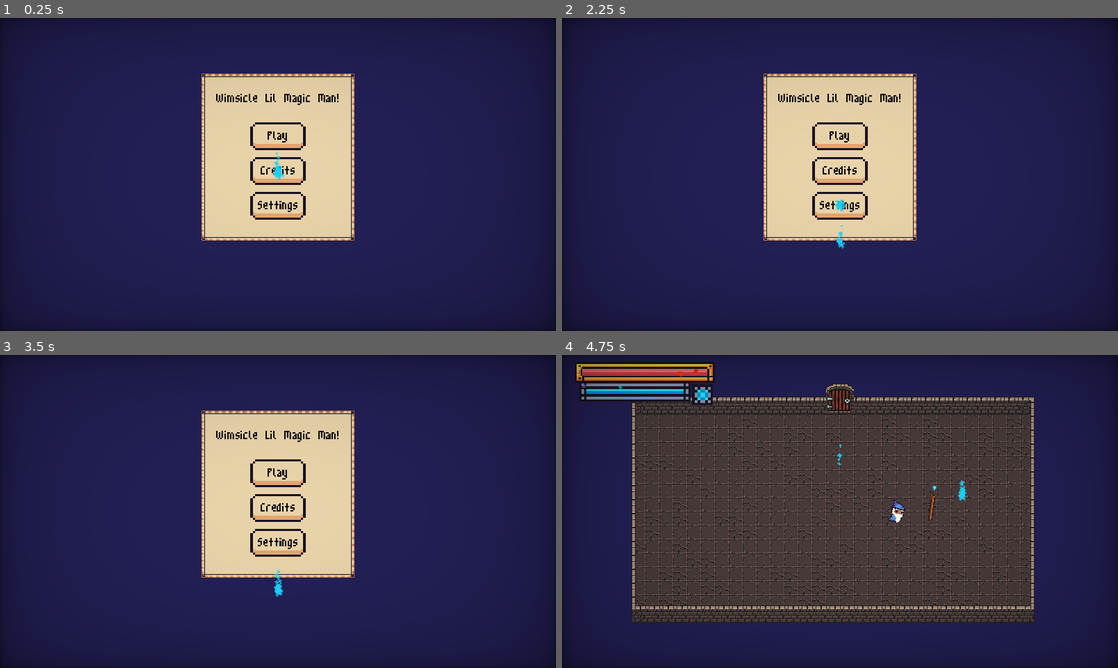
Above: before the commit, frames 1-4 (two rows, left to right).
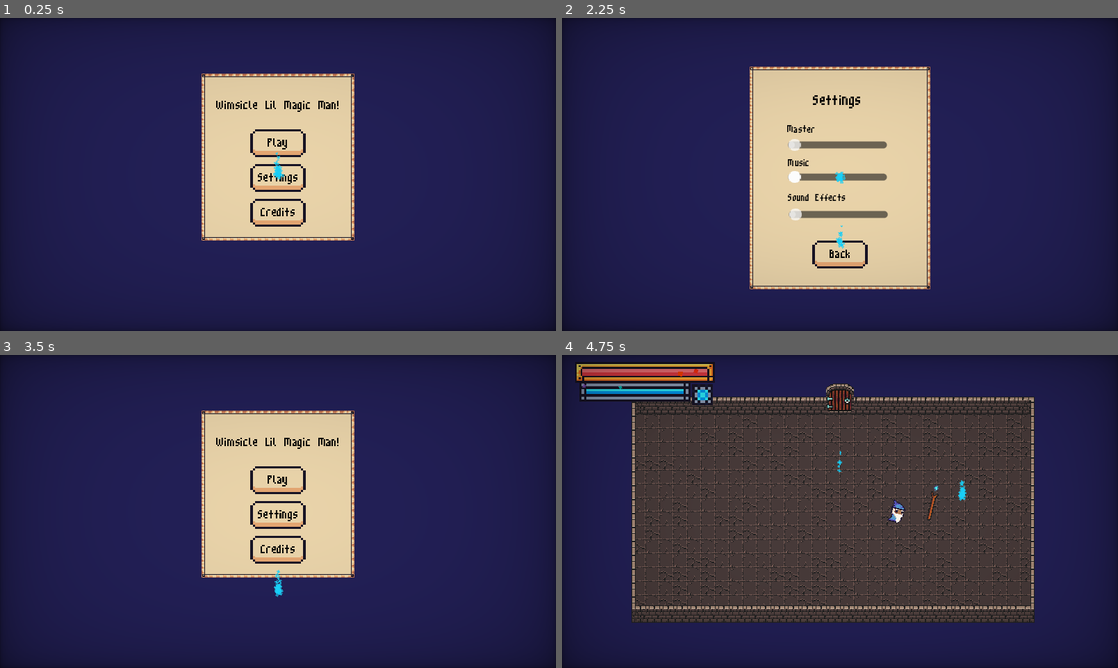
Above: after the commit, the same moments.

Repository: SasVel/WhimsicalLilMagicMan
Game: Godot game, scene res://UI/MainMenuUI/MainMenuUI.tscn
Two runs of this game, one before a commit and one after it. Both use one fixed random seed, a clock stepped at 60 frames per second and the inputs below.
Inputs (mouse positions are in pixels of both pictures, inside the frame that each line leads up to):
- Up to frame 1 (0.25 s): no input
- Up to frame 2 (2.25 s): click "Credits" at 0.5 s; click (840, 246) at 1.25 s, where only the run after the commit has a clickable "Back"; click "Settings" at 2 s
- Up to frame 3 (3.5 s): click (278, 592) at 2.75 s, where only the run after the commit has a clickable "Back"
- Up to frame 4 (4.75 s): click "Play" at 3.5 s; tap Enter at 4.25 s; move the mouse to (962, 495) at 4.27 s; hold Right (ui_right) from 4.28 s (still down); tap E (interact) at 4.35 s

The runs differ from the first frame. In frame 1, 2.3% of the frame differs, in the area x 38-61%, y 24-67%; in frame 2, 12%, in the area x 33-67%, y 15-87%; in frame 3, 2.3%; in frame 4, 0.1%.

Commit message:
UI implementation

Diff:
--- /dev/null
+++ b/UI/CreditsUI/CreditsUI.gd
@@ -0,0 +1,4 @@
+extends Control
+
+func _on_back_btn_pressed():
+	get_tree().change_scene_to_file("res://UI/MainMenuUI/MainMenuUI.tscn")
--- /dev/null
+++ b/UI/CreditsUI/CreditsUI.tscn
@@ -0,0 +1,45 @@
+[gd_scene load_steps=5 format=3 uid="uid://d0quv0o3fkgam"]
+
+[ext_resource type="PackedScene" uid="uid://dctgnqjntlltv" path="res://UI/Background/BackgroundForUI.tscn" id="1_7c4in"]
+[ext_resource type="Script" path="res://UI/CreditsUI/CreditsUI.gd" id="1_ox2lr"]
+[ext_resource type="LabelSettings" uid="uid://duj40wee72mcl" path="res://UI/HeaderSettings.tres" id="2_tjem5"]
+[ext_resource type="PackedScene" uid="uid://bhpe82eqte5tv" path="res://UI/Buttons/YellowButton/BasicButton.tscn" id="3_c0r2k"]
+
+[node name="CreditsUI" type="Control"]
+layout_mode = 3
+anchors_preset = 15
+anchor_right = 1.0
+anchor_bottom = 1.0
+grow_horizontal = 2
+grow_vertical = 2
+script = ExtResource("1_ox2lr")
+
+[node name="BackgroundForUI" parent="." instance=ExtResource("1_7c4in")]
+layout_mode = 1
+offset_left = -104.0
+offset_top = -116.0
+offset_right = 104.0
+offset_bottom = 116.0
+
+[node name="Label" type="Label" parent="BackgroundForUI"]
+layout_mode = 0
+offset_left = 76.0
+offset_top = 20.0
+offset_right = 132.0
+offset_bottom = 47.0
+text = "Credits!"
+label_settings = ExtResource("2_tjem5")
+
+[node name="BackBtn" parent="BackgroundForUI" instance=ExtResource("3_c0r2k")]
+layout_mode = 0
+offset_left = 72.0
+offset_top = 184.0
+offset_right = 136.0
+offset_bottom = 216.0
+
+[node name="BtnLabel" parent="BackgroundForUI/BackBtn" index="0"]
+text = "Back"
+
+[connection signal="pressed" from="BackgroundForUI/BackBtn" to="." method="_on_back_btn_pressed"]
+
+[editable path="BackgroundForUI/BackBtn"]
--- a/UI/GameCompleteUI/GameCompleteUI.tscn
+++ b/UI/GameCompleteUI/GameCompleteUI.tscn
@@ -3,10 +3,7 @@
 [ext_resource type="PackedScene" uid="uid://dctgnqjntlltv" path="res://UI/Background/BackgroundForUI.tscn" id="1_awinf"]
 [ext_resource type="Script" path="res://UI/GameCompleteUI/GameCompleteUI.gd" id="1_xiwct"]
 [ext_resource type="PackedScene" uid="uid://bhpe82eqte5tv" path="res://UI/Buttons/YellowButton/BasicButton.tscn" id="3_44dya"]
-
-[sub_resource type="LabelSettings" id="LabelSettings_87oqb"]
-font_size = 20
-font_color = Color(0, 0, 0, 1)
+[ext_resource type="LabelSettings" uid="uid://duj40wee72mcl" path="res://UI/HeaderSettings.tres" id="3_yh1cc"]
 
 [node name="GameCompleteUI" type="Control"]
 process_mode = 3
@@ -20,9 +17,8 @@
 
 [node name="BackgroundForUI" parent="." instance=ExtResource("1_awinf")]
 layout_mode = 1
-offset_left = -104.0
 offset_top = -108.0
-offset_right = 104.0
+offset_right = 112.0
 offset_bottom = 108.0
 
 [node name="Label" type="Label" parent="BackgroundForUI"]
@@ -38,7 +34,7 @@
 text = "Wow! Congrats! You did it!
 Game completed!
 WOOOOOOOOOOOOOOOO!!"
-label_settings = SubResource("LabelSettings_87oqb")
+label_settings = ExtResource("3_yh1cc")
 horizontal_alignment = 1
 vertical_alignment = 1
 
--- /dev/null
+++ b/UI/HeaderSettings.tres
@@ -0,0 +1,5 @@
+[gd_resource type="LabelSettings" format=3 uid="uid://duj40wee72mcl"]
+
+[resource]
+font_size = 30
+font_color = Color(0, 0, 0, 1)
--- a/UI/MainMenuUI/MainMenuUI.gd
+++ b/UI/MainMenuUI/MainMenuUI.gd
@@ -5,7 +5,7 @@
 	get_tree().change_scene_to_file("res://World/Main.tscn")
 
 func _on_settings_btn_pressed():
-	pass # Replace with function body.
+	get_tree().change_scene_to_file("res://UI/SettingsUI/SettingsUI.tscn")
 
 func _on_credits_btn_pressed():
-	pass # Replace with function body.
+	get_tree().change_scene_to_file("res://UI/CreditsUI/CreditsUI.tscn")
--- a/UI/MainMenuUI/MainMenuUI.tscn
+++ b/UI/MainMenuUI/MainMenuUI.tscn
@@ -29,10 +29,10 @@
 anchors_preset = 5
 anchor_left = 0.5
 anchor_right = 0.5
-offset_left = -20.0
-offset_top = 16.0
-offset_right = 20.0
-offset_bottom = 29.0
+offset_left = -69.5
+offset_top = 24.0
+offset_right = 69.5
+offset_bottom = 48.0
 grow_horizontal = 2
 text = "Wimsicle Lil Magic Man!"
 label_settings = SubResource("LabelSettings_l75au")
@@ -45,9 +45,9 @@
 anchor_right = 0.5
 anchor_bottom = 0.5
 offset_left = -32.0
-offset_top = -60.0
+offset_top = -52.0
 offset_right = 32.0
-offset_bottom = -28.0
+offset_bottom = -20.0
 grow_horizontal = 2
 grow_vertical = 2
 
@@ -62,14 +62,14 @@
 anchor_right = 0.5
 anchor_bottom = 0.5
 offset_left = -32.0
-offset_top = -20.0
+offset_top = -12.0
 offset_right = 32.0
-offset_bottom = 12.0
+offset_bottom = 20.0
 grow_horizontal = 2
 grow_vertical = 2
 
 [node name="BtnLabel" parent="SettingsBtn" index="0"]
-text = "Credits"
+text = "Settings"
 
 [node name="CreditsBtn" parent="." instance=ExtResource("2_0w5yf")]
 layout_mode = 1
@@ -79,14 +79,14 @@
 anchor_right = 0.5
 anchor_bottom = 0.5
 offset_left = -32.0
-offset_top = 20.0
+offset_top = 28.0
 offset_right = 32.0
-offset_bottom = 52.0
+offset_bottom = 60.0
 grow_horizontal = 2
 grow_vertical = 2
 
 [node name="BtnLabel" parent="CreditsBtn" index="0"]
-text = "Settings"
+text = "Credits"
 
 [connection signal="pressed" from="PlayBtn" to="." method="_on_play_btn_pressed"]
 [connection signal="pressed" from="SettingsBtn" to="." method="_on_settings_btn_pressed"]
--- a/UI/PauseUI/PauseUI.tscn
+++ b/UI/PauseUI/PauseUI.tscn
@@ -20,9 +20,9 @@
 
 [node name="BackgroundForUI" parent="." instance=ExtResource("2_ccfv4")]
 layout_mode = 1
-offset_left = -144.0
+offset_left = -120.0
 offset_top = -92.0
-offset_right = 128.0
+offset_right = 104.0
 offset_bottom = 148.0
 
 [node name="PauseText" type="Label" parent="BackgroundForUI"]
--- /dev/null
+++ b/UI/SettingsUI/SettingsUI.gd
@@ -0,0 +1,4 @@
+extends Control
+
+func _on_back_btn_pressed():
+	get_tree().change_scene_to_file("res://UI/MainMenuUI/MainMenuUI.tscn")
--- /dev/null
+++ b/UI/SettingsUI/SettingsUI.tscn
@@ -0,0 +1,56 @@
+[gd_scene load_steps=6 format=3 uid="uid://dtjh2wnxkuwb1"]
+
+[ext_resource type="Script" path="res://UI/SettingsUI/SettingsUI.gd" id="1_cbfn1"]
+[ext_resource type="PackedScene" uid="uid://dctgnqjntlltv" path="res://UI/Background/BackgroundForUI.tscn" id="1_nklf2"]
+[ext_resource type="PackedScene" uid="uid://cy34wfvkpw7eb" path="res://UI/SoundSettingsUI/SoundSettingsUI.tscn" id="2_g1jbg"]
+[ext_resource type="PackedScene" uid="uid://bhpe82eqte5tv" path="res://UI/Buttons/YellowButton/BasicButton.tscn" id="3_xusnt"]
+
+[sub_resource type="LabelSettings" id="LabelSettings_hn258"]
+line_spacing = 0.0
+font_size = 30
+font_color = Color(0, 0, 0, 1)
+
+[node name="SettingsUI" type="Control"]
+layout_mode = 3
+anchors_preset = 15
+anchor_right = 1.0
+anchor_bottom = 1.0
+grow_horizontal = 2
+grow_vertical = 2
+script = ExtResource("1_cbfn1")
+
+[node name="BackgroundForUI" parent="." instance=ExtResource("1_nklf2")]
+layout_mode = 1
+offset_left = -104.0
+offset_top = -124.0
+offset_right = 104.0
+offset_bottom = 132.0
+
+[node name="SoundSettingsUI" parent="BackgroundForUI" instance=ExtResource("2_g1jbg")]
+offset_left = 24.0
+offset_top = 40.0
+offset_right = 178.0
+offset_bottom = 200.0
+
+[node name="Label" type="Label" parent="BackgroundForUI"]
+layout_mode = 0
+offset_left = 73.0
+offset_top = 24.0
+offset_right = 133.0
+offset_bottom = 48.0
+text = "Settings"
+label_settings = SubResource("LabelSettings_hn258")
+
+[node name="BackBtn" parent="BackgroundForUI" instance=ExtResource("3_xusnt")]
+layout_mode = 0
+offset_left = 72.0
+offset_top = 200.0
+offset_right = 136.0
+offset_bottom = 232.0
+
+[node name="BtnLabel" parent="BackgroundForUI/BackBtn" index="0"]
+text = "Back"
+
+[connection signal="pressed" from="BackgroundForUI/BackBtn" to="." method="_on_back_btn_pressed"]
+
+[editable path="BackgroundForUI/BackBtn"]
--- a/UI/SoundSettingsUI/SoundSettingsUI.tscn
+++ b/UI/SoundSettingsUI/SoundSettingsUI.tscn
@@ -18,7 +18,7 @@
 custom_minimum_size = Vector2(50, 100)
 layout_mode = 3
 anchors_preset = 0
-offset_right = 214.0
+offset_right = 154.0
 offset_bottom = 160.0
 script = ExtResource("1_l0dbi")
 
@@ -29,19 +29,18 @@
 anchor_top = 0.5
 anchor_right = 0.5
 anchor_bottom = 0.5
-offset_left = -16.5
+offset_left = -57.0
 offset_top = -38.0
-offset_right = 97.5
+offset_right = 57.0
 offset_bottom = -22.0
 grow_horizontal = 2
 grow_vertical = 2
 
 [node name="Label" type="Label" parent="MasterSlider"]
 layout_mode = 0
-offset_left = -76.0
-offset_top = -4.0
-offset_right = -36.0
-offset_bottom = 16.0
+offset_left = -1.0
+offset_top = -20.0
+offset_right = 39.0
 text = "Master"
 label_settings = SubResource("LabelSettings_w6q71")
 
@@ -52,19 +51,18 @@
 anchor_top = 0.5
 anchor_right = 0.5
 anchor_bottom = 0.5
-offset_left = -16.5
-offset_top = -8.0
-offset_right = 97.5
-offset_bottom = 8.0
+offset_left = -57.0
+offset_top = -1.0
+offset_right = 57.0
+offset_bottom = 15.0
 grow_horizontal = 2
 grow_vertical = 2
 
 [node name="Label" type="Label" parent="MusicSlider"]
 layout_mode = 0
-offset_left = -76.0
-offset_top = -4.0
-offset_right = -36.0
-offset_bottom = 16.0
+offset_top = -18.0
+offset_right = 40.0
+offset_bottom = 2.0
 text = "Music"
 label_settings = SubResource("LabelSettings_58lf7")
 
@@ -75,19 +73,19 @@
 anchor_top = 0.5
 anchor_right = 0.5
 anchor_bottom = 0.5
-offset_left = -16.5
-offset_top = 25.0
-offset_right = 97.5
-offset_bottom = 41.0
+offset_left = -56.0
+offset_top = 42.0
+offset_right = 58.0
+offset_bottom = 58.0
 grow_horizontal = 2
 grow_vertical = 2
 
 [node name="Label" type="Label" parent="SFXSlider"]
 layout_mode = 0
-offset_left = -77.0
-offset_top = -4.0
-offset_right = -10.0
-offset_bottom = 16.0
+offset_left = -1.0
+offset_top = -21.0
+offset_right = 66.0
+offset_bottom = -1.0
 text = "Sound Effects"
 label_settings = SubResource("LabelSettings_wqjk1")
 
--- a/default_bus_layout.tres
+++ b/default_bus_layout.tres
@@ -4,7 +4,7 @@
 resource_name = "Phaser"
 
 [resource]
-bus/0/volume_db = -1.91476
+bus/0/volume_db = -6.91795
 bus/1/name = &"Music"
 bus/1/solo = false
 bus/1/mute = false
